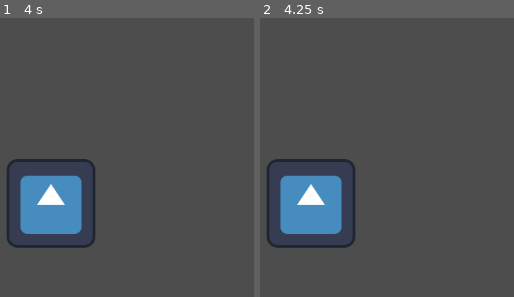
Above: before the commit, frames 1-2 (left to right).
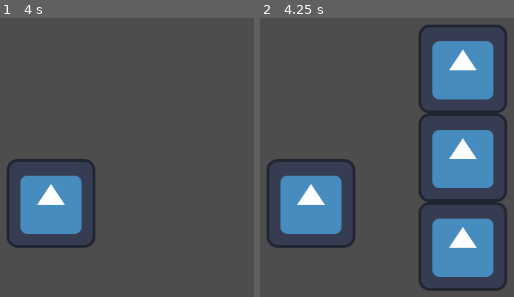
Above: after the commit, the same moments.

Repository: SavaReyr/LiniRPG
Game: Godot game, scene res://test_scene.tscn
The game is run twice, just before and just after one commit, with the same random seed, the same clock (stepped at 60 frames per second) and the same inputs. This scene is started directly instead of the project's main scene. The engine's default icon, where the game draws it, is replaced by a stand-in: a white triangle on a blue panel in a dark square.
Inputs:
- Up to frame 1 (4 s): tap Enter at 0.5, 2, 3.5 s; tap Space at 1.25, 2.75 s
- Up to frame 2 (4.25 s): tap Escape at 4.15 s

Frame 1 is identical in both runs. In frame 2, 19% of the frame differs, in the area x 62-98%, y 2-98%.

Commit message:
Escape_button_func

Diff:
--- /dev/null
+++ b/Cumponent.gd
@@ -0,0 +1,12 @@
+extends Node
+
+@onready var Menu = preload("res://esc_menu.tscn")
+@onready var child=Menu.instantiate()
+
+func _input(event):
+	print(child)
+	if !get_parent().has_node("Esc_Menu"):
+		if event is InputEventKey and event.pressed and event.keycode == KEY_ESCAPE:
+			Menu = preload("res://esc_menu.tscn")
+			child=Menu.instantiate()
+			get_parent().add_child(child)
--- /dev/null
+++ b/cumponent.tscn
@@ -0,0 +1,6 @@
+[gd_scene load_steps=2 format=3 uid="uid://ct87cjrs67r5v"]
+
+[ext_resource type="Script" path="res://Cumponent.gd" id="1_3h6md"]
+
+[node name="Cumponent" type="Node"]
+script = ExtResource("1_3h6md")
--- a/esc_menu.gd
+++ b/esc_menu.gd
@@ -1,6 +1,6 @@
 extends CanvasLayer
 
-
+class_name Escape_menu
 
 
 
--- a/main_character.gd
+++ b/main_character.gd
@@ -1,4 +1,4 @@
 extends CharacterBody2D
 
 func _input(event):
-	print(event)
+	pass
--- a/test_scene.tscn
+++ b/test_scene.tscn
@@ -1,6 +1,7 @@
-[gd_scene load_steps=4 format=3 uid="uid://cf1g88h8onynb"]
+[gd_scene load_steps=5 format=3 uid="uid://bcqjyvh0j3s5b"]
 
-[ext_resource type="PackedScene" uid="uid://cg1lprlg15pf" path="res://main_character.tscn" id="1_7tejw"]
+[ext_resource type="PackedScene" uid="uid://b3vxdciu3dyrk" path="res://main_character.tscn" id="1_7tejw"]
+[ext_resource type="PackedScene" uid="uid://ct87cjrs67r5v" path="res://cumponent.tscn" id="2_d3ypy"]
 
 [sub_resource type="PhysicsMaterial" id="PhysicsMaterial_8wduo"]
 
@@ -18,3 +19,5 @@
 [node name="CollisionShape2D" type="CollisionShape2D" parent="floor"]
 position = Vector2(576.5, 407)
 shape = SubResource("RectangleShape2D_0wks6")
+
+[node name="Cumponent" parent="." instance=ExtResource("2_d3ypy")]
Not shown: 1 places in main_character.tscn that only renumber resources
